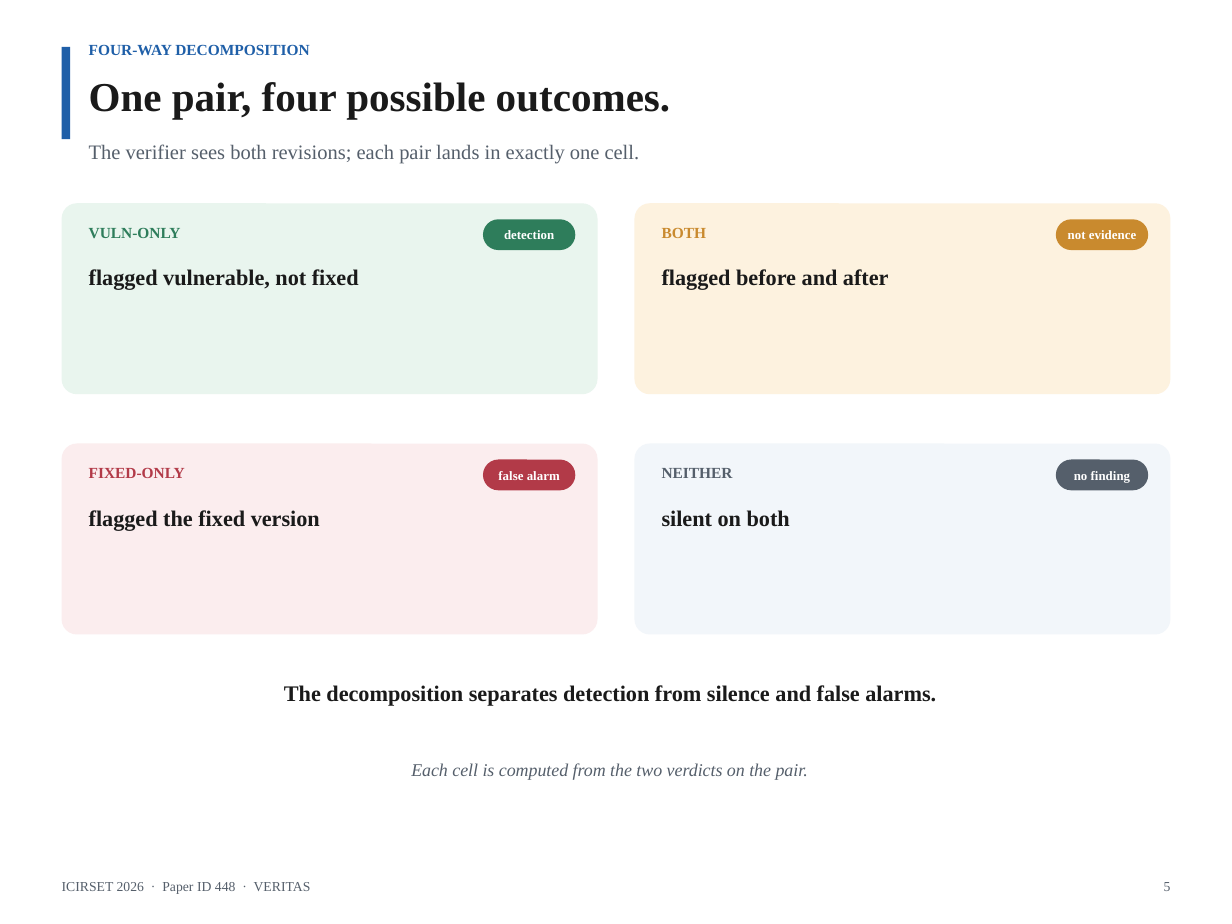
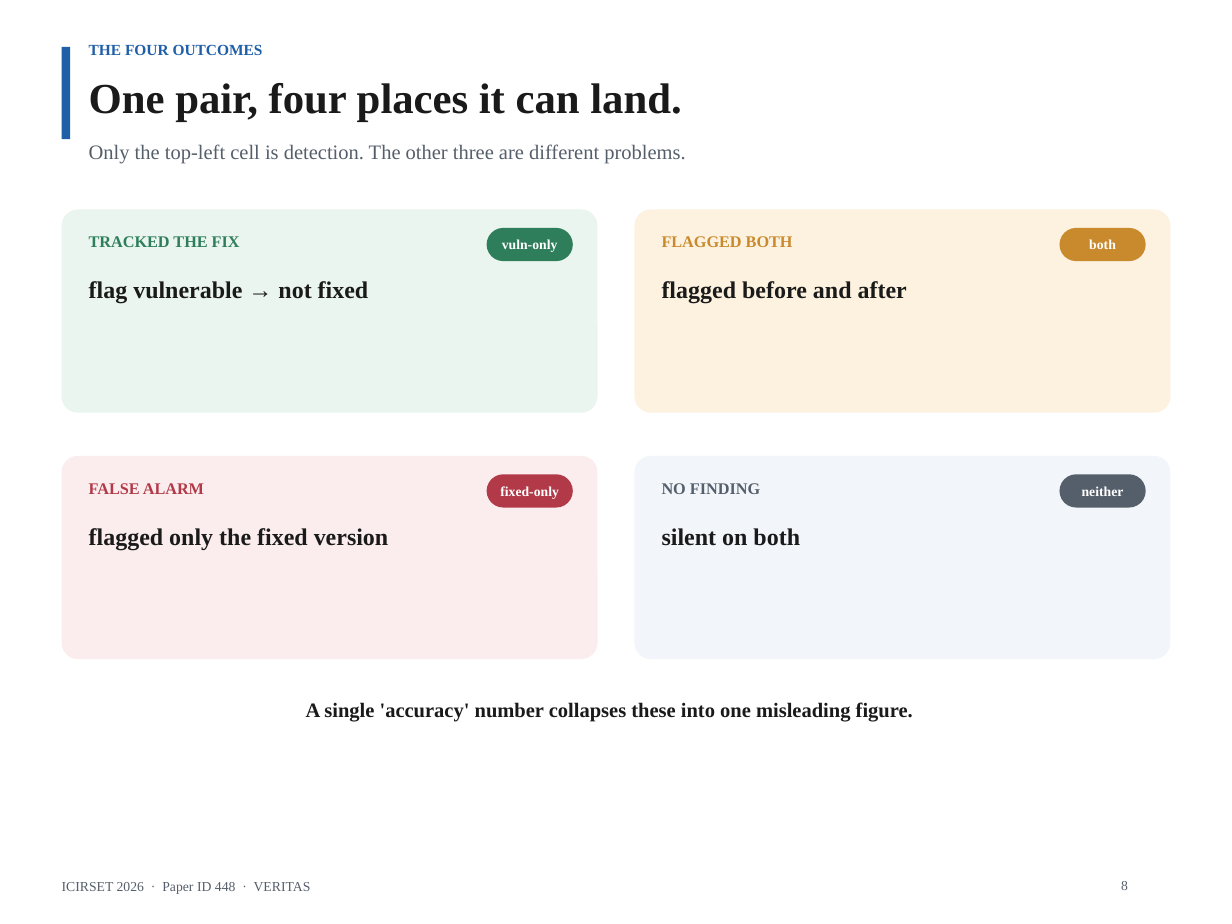
Before and after one commit to AmonWasHere/Proto, a slide deck: slide 8 of paper/ICIRSET-26_VERITAS_Presentation.pptx (slide 5 before the commit). Drawn at 1232x924 pixels with LibreOffice and Linux fonts; fonts in the diff are those of the drawing. Boxes give left, top, right and bottom in pixels: in the first picture for what was removed or moved away, otherwise in the second. Text is boxed around its words. In the diff, an @@ line names an element or a change of style, - is before the commit and + after.

```diff
--- a/paper/ICIRSET-26_VERITAS_Presentation.pptx
+++ b/paper/ICIRSET-26_VERITAS_Presentation.pptx
@@ text at bbox=[89, 44, 263, 55]: text changed @@
-FOUR-WAY DECOMPOSITION
+THE FOUR OUTCOMES
@@ text at bbox=[89, 83, 681, 121]: text changed; size 24 to 25 pt @@
-One pair, four possible outcomes.
+One pair, four places it can land.
@@ text at bbox=[89, 144, 685, 164]: text changed @@
-The verifier sees both revisions; each pair lands in exactly one cell.
+Only the top-left cell is detection. The other three are different problems.
@@ rounded rectangle: place and size @@
-rounded rectangle at bbox=[62, 203, 598, 394]
+rounded rectangle at bbox=[62, 209, 598, 413]
@@ rounded rectangle: place and size @@
-rounded rectangle at bbox=[634, 203, 1170, 394]
+rounded rectangle at bbox=[634, 209, 1170, 413]
@@ text at bbox=[89, 236, 240, 247]: text changed; size 9 to 9.5 pt @@
-VULN-ONLY
+TRACKED THE FIX
@@ rounded rectangle "vuln-only": place and size @@
-rounded rectangle "vuln-only" at bbox=[483, 219, 575, 250]
+rounded rectangle "vuln-only" at bbox=[487, 228, 573, 261]
@@ text in rounded rectangle at bbox=[502, 239, 558, 252]: text changed; size 7.5 to 8 pt @@
-detection
+vuln-only
@@ text at bbox=[662, 236, 793, 247]: text changed; size 9 to 9.5 pt @@
-BOTH
+FLAGGED BOTH
@@ rounded rectangle "both": place and size @@
-rounded rectangle "both" at bbox=[1056, 219, 1148, 250]
+rounded rectangle "both" at bbox=[1060, 228, 1146, 261]
@@ text in rounded rectangle at bbox=[1089, 239, 1116, 249]: text changed; size 7.5 to 8 pt @@
-not evidence
+both
@@ text at bbox=[89, 281, 369, 304]: text changed; size 13 to 14 pt @@
-flagged vulnerable, not fixed
+flag vulnerable → not fixed
@@ text "flagged before and after": place and size @@
-text "flagged before and after" at bbox=[662, 269, 889, 290]
+text "flagged before and after" at bbox=[662, 281, 907, 304]
@@ text "flagged before and after" at bbox=[662, 281, 907, 304]: size 13 to 14 pt @@
@@ rounded rectangle: place and size @@
-rounded rectangle at bbox=[62, 444, 598, 634]
+rounded rectangle at bbox=[62, 456, 598, 659]
@@ rounded rectangle "fixed-only": place and size @@
-rounded rectangle "fixed-only" at bbox=[483, 460, 575, 490]
+rounded rectangle "fixed-only" at bbox=[487, 474, 573, 508]
@@ rounded rectangle: place and size @@
-rounded rectangle at bbox=[634, 444, 1170, 634]
+rounded rectangle at bbox=[634, 456, 1170, 659]
@@ rounded rectangle "neither": place and size @@
-rounded rectangle "neither" at bbox=[1056, 460, 1148, 490]
+rounded rectangle "neither" at bbox=[1060, 474, 1146, 508]
@@ text at bbox=[89, 483, 204, 494]: text changed; size 9 to 9.5 pt @@
-FIXED-ONLY
+FALSE ALARM
@@ text in rounded rectangle at bbox=[500, 486, 559, 499]: text changed; size 7.5 to 8 pt @@
-false alarm
+fixed-only
@@ text at bbox=[662, 483, 760, 494]: text changed; size 9 to 9.5 pt @@
-NEITHER
+NO FINDING
@@ text in rounded rectangle at bbox=[1082, 486, 1124, 496]: text changed; size 7.5 to 8 pt @@
-no finding
+neither
@@ text at bbox=[89, 528, 389, 551]: text changed; size 13 to 14 pt @@
-flagged the fixed version
+flagged only the fixed version
@@ text "silent on both" at bbox=[662, 528, 800, 546]: size 13 to 14 pt @@
@@ text "silent on both": place and size @@
-text "silent on both" at bbox=[662, 510, 790, 527]
+text "silent on both" at bbox=[662, 528, 800, 546]
@@ text at bbox=[306, 702, 913, 722]: text changed; size 13 to 12 pt @@
-The decomposition separates detection from silence and false alarms.
+A single 'accuracy' number collapses these into one misleading figure.
@@ text removed at bbox=[411, 763, 808, 780] @@
-Each cell is computed from the two verdicts on the pair.
@@ text at bbox=[1121, 881, 1128, 890]: text changed @@
-5
+8
```
Also in this commit, not shown: 5 other slides changed, 6 slides added, 8 slides removed, 1 other file.
